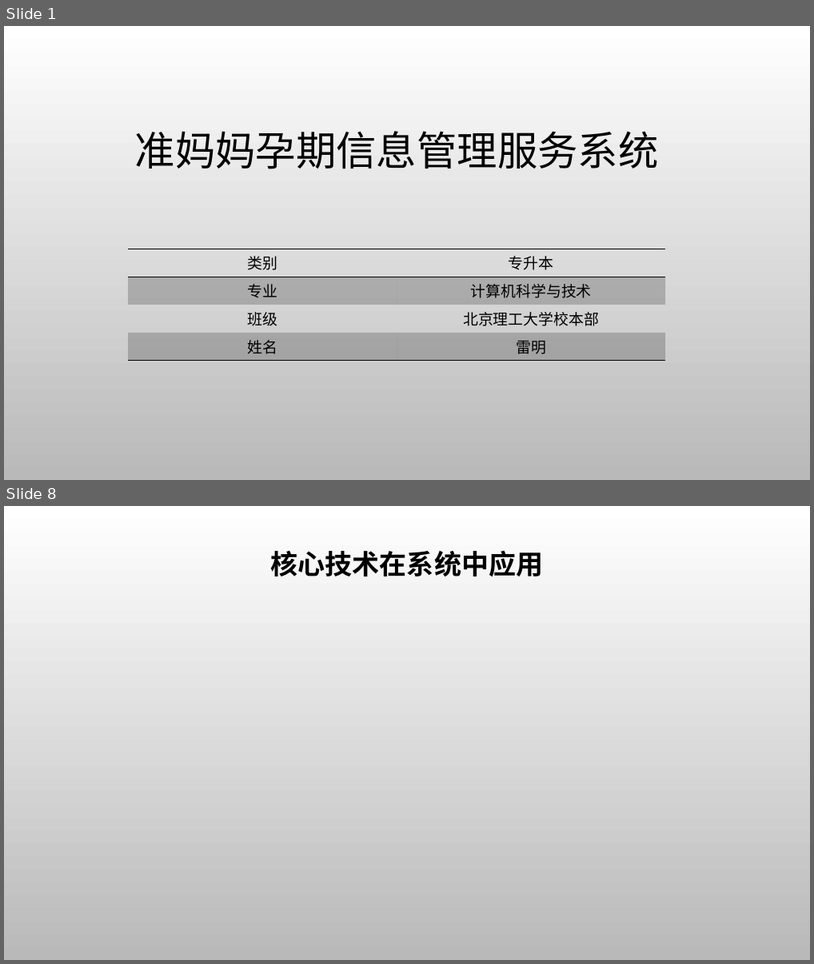
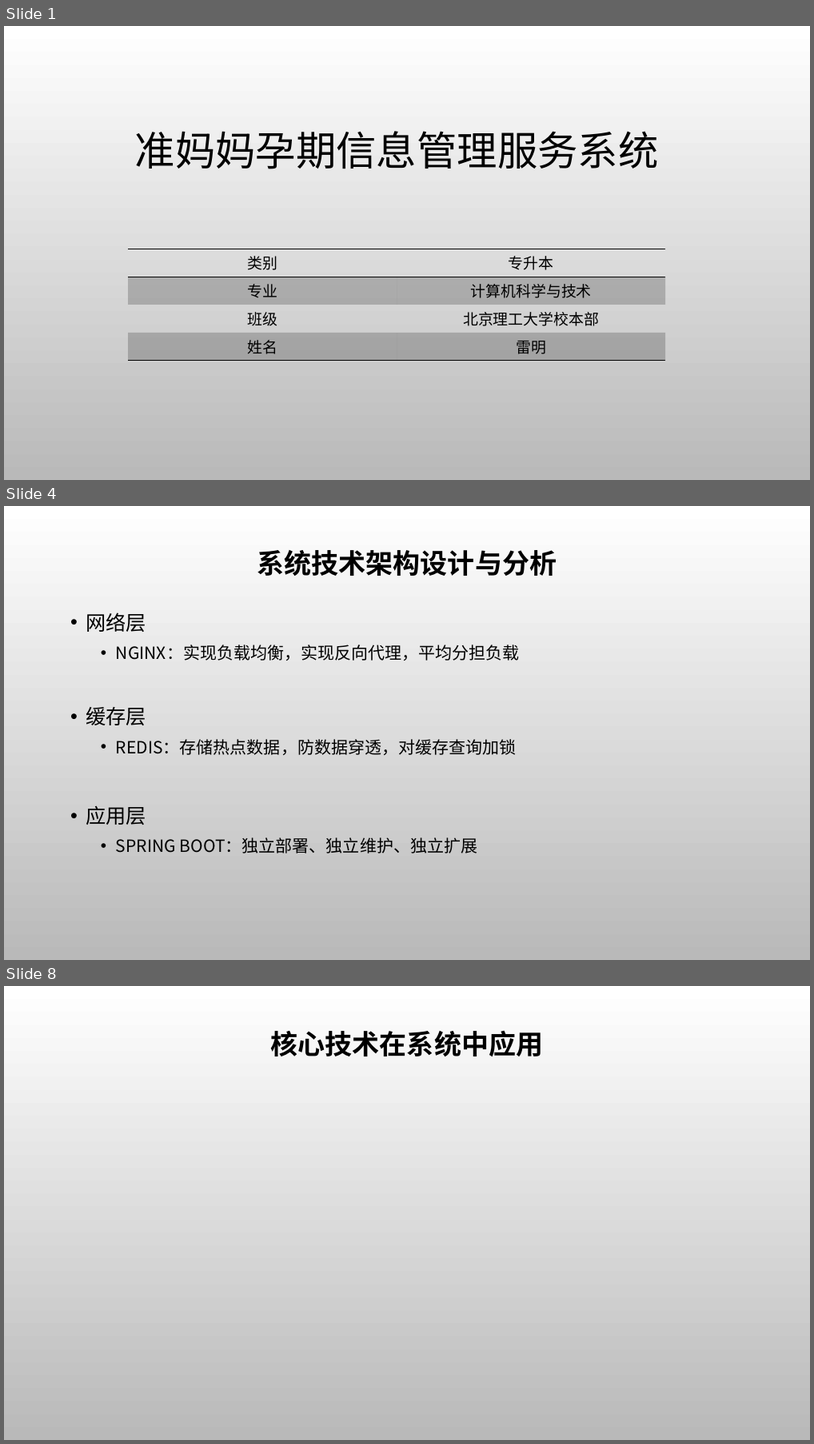
Before and after one commit to ThunderboltLei/BitExams, a slide deck: graduation_design/my_paper/计算机-雷明-毕业答辩.pptx. Shown one above the other, each under a label of ours: slides 1 and 8 before the commit, slides 1, 4 and 8 after it; the slides between them are not shown. The pictures are 814x964 and 814x1444 pixels, drawn with LibreOffice and Linux fonts; fonts in the diff are those of the drawing; grey boxes stand for pictures; background and template pictures are left out. Boxes give left, top, right and bottom in pixels: in the first picture for what was removed or moved away, otherwise in the second. Text is boxed around its words. In the diff, an @@ line names an element or a change of style, - is before the commit and + after.

```diff
--- a/graduation_design/my_paper/计算机-雷明-毕业答辩.pptx
+++ b/graduation_design/my_paper/计算机-雷明-毕业答辩.pptx
@@ slide 4 added at bbox=[4, 506, 810, 960], background picture (left out) @@
@@ title added at bbox=[258, 550, 557, 576], 32.4 pt, text #000000, bold @@
+系统技术架构设计与分析
@@ text added at bbox=[86, 612, 520, 853], 20 pt, text #000000 @@
+• 网络层
+  • NGINX：实现负载均衡，实现反向代理，平均分担负载
+• 缓存层
+  • REDIS：存储热点数据，防数据穿透，对缓存查询加锁
+• 应用层
+  • SPRING BOOT：独立部署、独立维护、独立扩展
```
Also in this commit, not shown: 8 slides changed, 1 other slide added, 2 slides removed.
